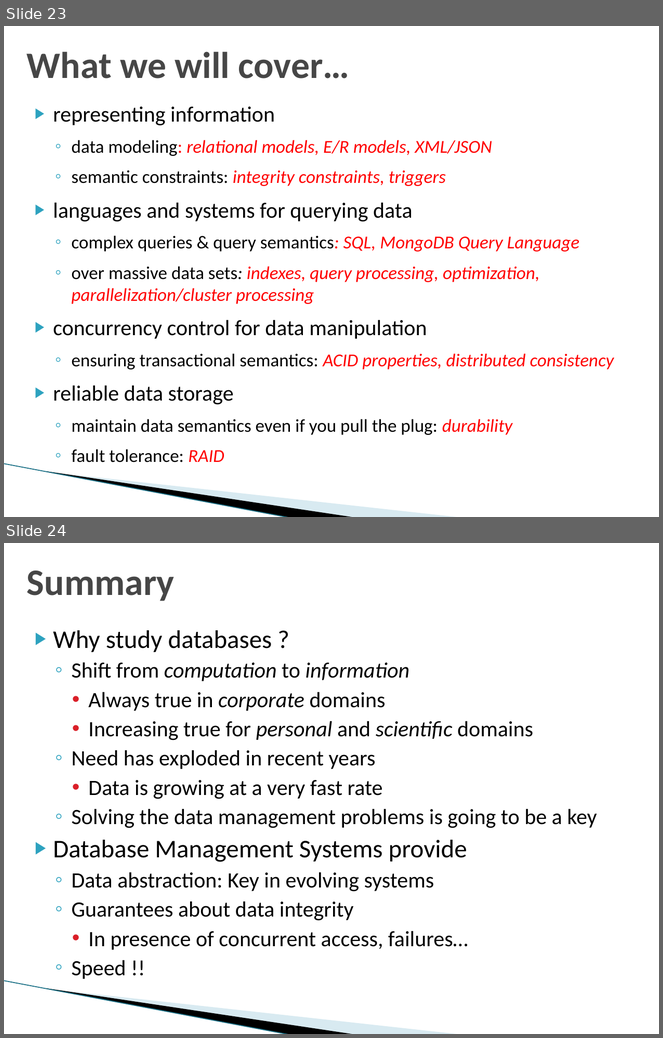
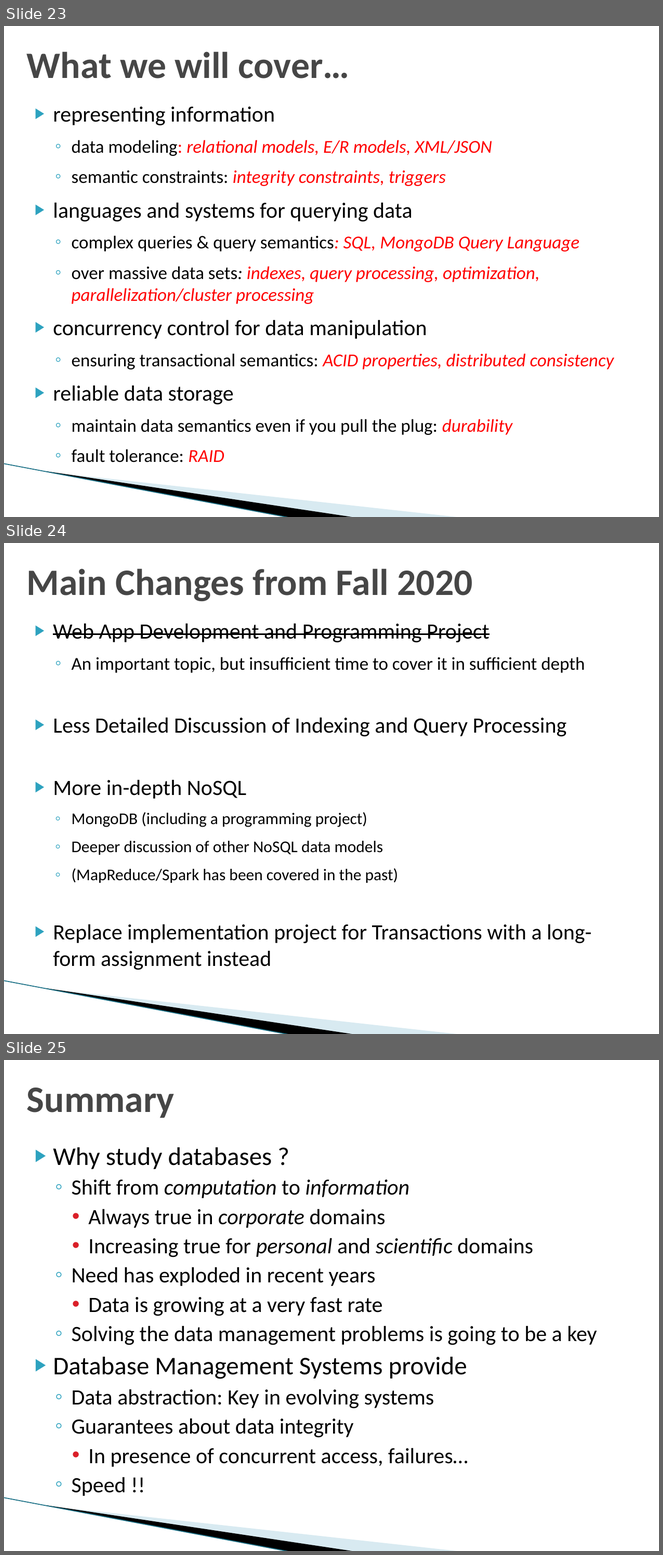
Before and after one commit to umddb/cmsc424-fall2021, a slide deck: Slides/01-Introduction.pptx. Shown one above the other, each under a label of ours: slides 23 and 24 before the commit, slides 23, 24 and 25 after it. The pictures are 663x1038 and 663x1555 pixels, drawn with LibreOffice and Linux fonts; fonts in the diff are those of the drawing; background and template pictures are left out. Boxes give left, top, right and bottom in pixels: in the first picture for what was removed or moved away, otherwise in the second. Text is boxed around its words. In the diff, an @@ line names an element or a change of style, - is before the commit and + after.

Commit message:
slides

```diff
--- a/Slides/01-Introduction.pptx
+++ b/Slides/01-Introduction.pptx
@@ slide 24 added at box(4, 543, 659, 1034), background #FFFFFF; not listed: 3 template elements that a slide beside it also shows @@
@@ title added at box(27, 568, 473, 601), 41 pt, text #464646, bold @@
+Main Changes from Fall 2020
@@ text added at box(53, 623, 592, 970), 24 pt, text #000000 @@
+▶ Web App Development and Programming Project
+  ◦ An important topic, but insufficient time to cover it in sufficient depth
+▶ Less Detailed Discussion of Indexing and Query Processing
+▶ More in-depth NoSQL
+  ◦ MongoDB (including a programming project)
+  ◦ Deeper discussion of other NoSQL data models
+  ◦ (MapReduce/Spark has been covered in the past)
+▶ Replace implementation project for Transactions with a long-form assignment instead
@@ what was slide 24 is now slide 25 @@
```
